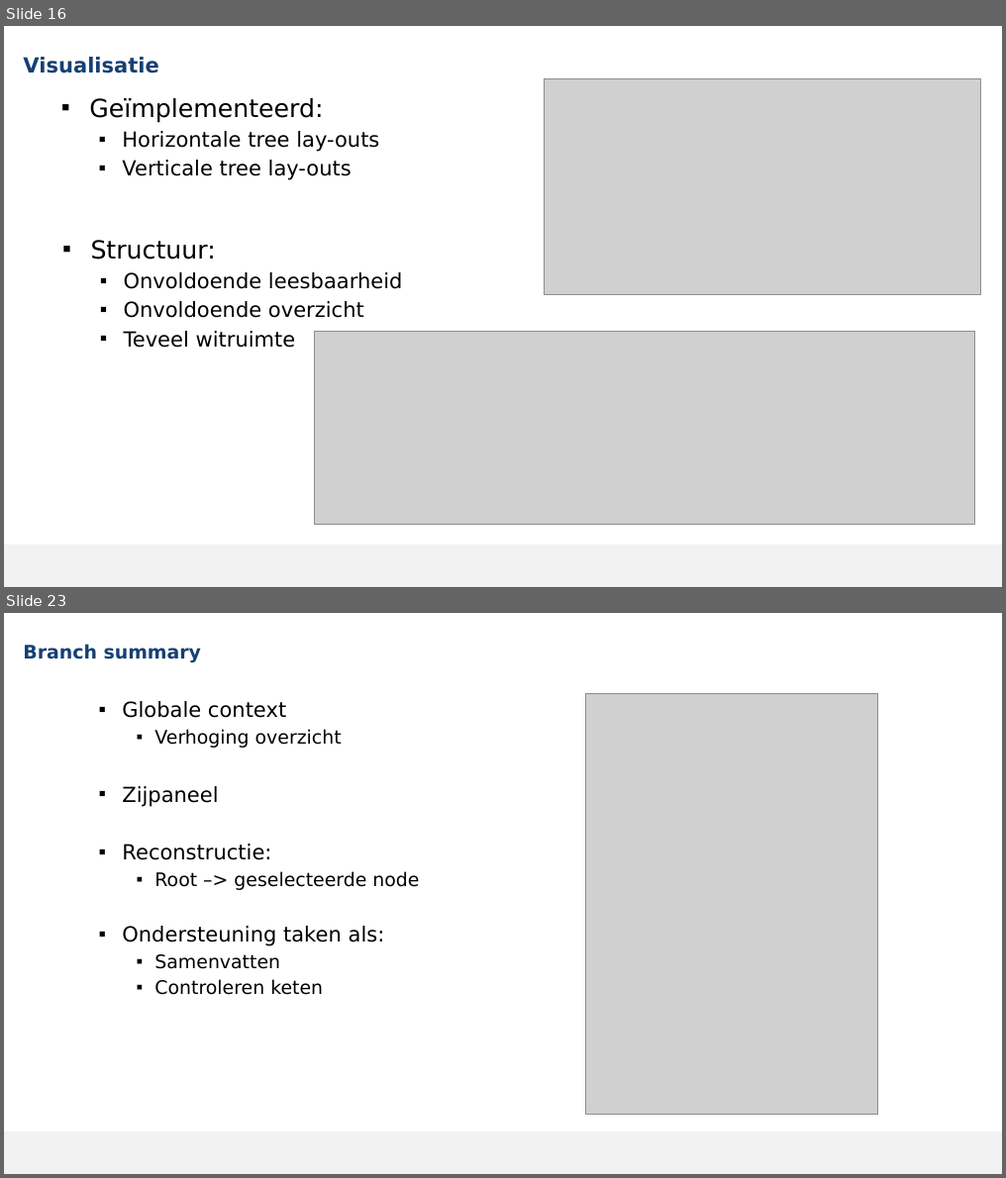
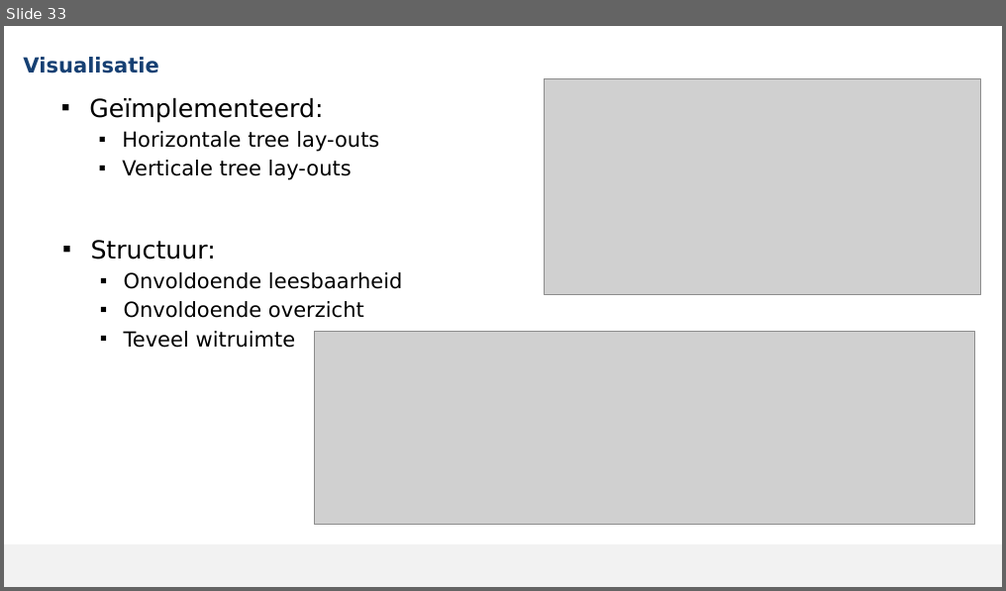
Before and after one commit to MikaG-1952764/masterproef, a slide deck: MP2526_Verdediging.pptx. Shown one above the other, each under a label of ours: slides 16 and 23 before the commit, slide 33 after it; the slides between them are not shown. The pictures are 1006x1178 and 1006x591 pixels, drawn with LibreOffice and Linux fonts; fonts in the diff are those of the drawing; grey boxes stand for pictures; background and template pictures are left out. Boxes give left, top, right and bottom in pixels: in the first picture for what was removed or moved away, otherwise in the second. Text is boxed around its words. In the diff, an @@ line names an element or a change of style, - is before the commit and + after.

```diff
--- a/MP2526_Verdediging.pptx
+++ b/MP2526_Verdediging.pptx
@@ slide 23 removed at (x1=4, y1=613, x2=1002, y2=1174), background #FFFFFF; not listed: 1 template element that a slide beside it also shows @@
@@ title removed at (x1=23, y1=644, x2=201, y2=663) @@
-Branch summary
@@ text removed at (x1=122, y1=701, x2=419, y2=995) @@
-  ▪ Globale context
-    ▪ Verhoging overzicht
-  ▪ Zijpaneel
-  ▪ Reconstructie:
-    ▪ Root –> geselecteerde node
-  ▪ Ondersteuning taken als:
-    ▪ Samenvatten
-    ▪ Controleren keten
@@ picture removed at (x1=586, y1=693, x2=878, y2=1115) @@
@@ what was slide 16 is now slide 33 @@
```
Also in this commit, not shown: 13 slides changed, 6 slides added, 15 other slides removed, 1 other file.
